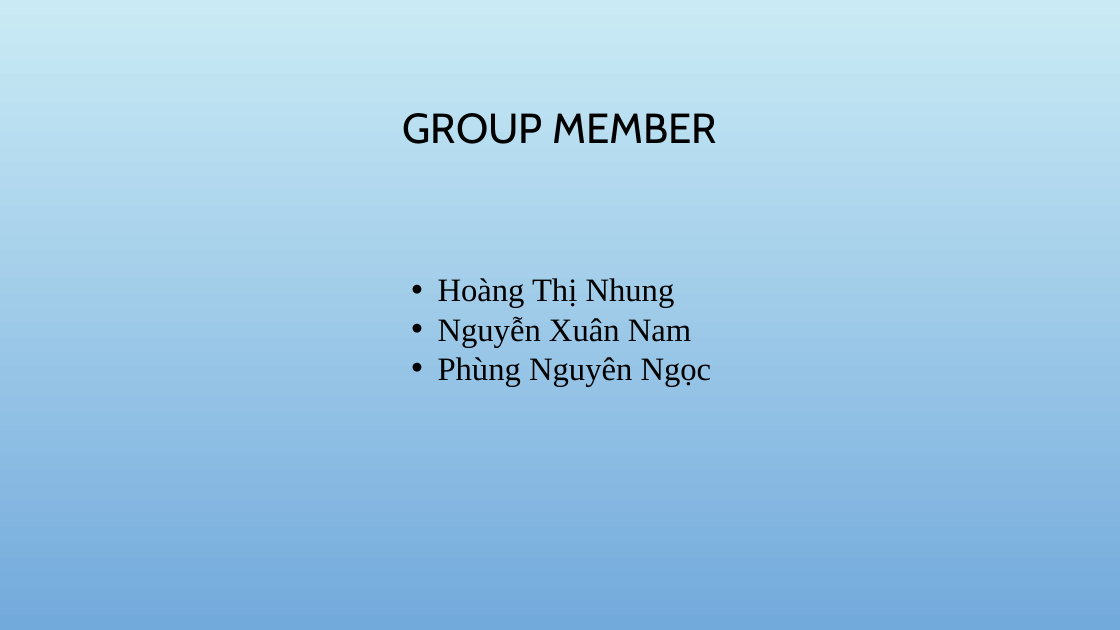
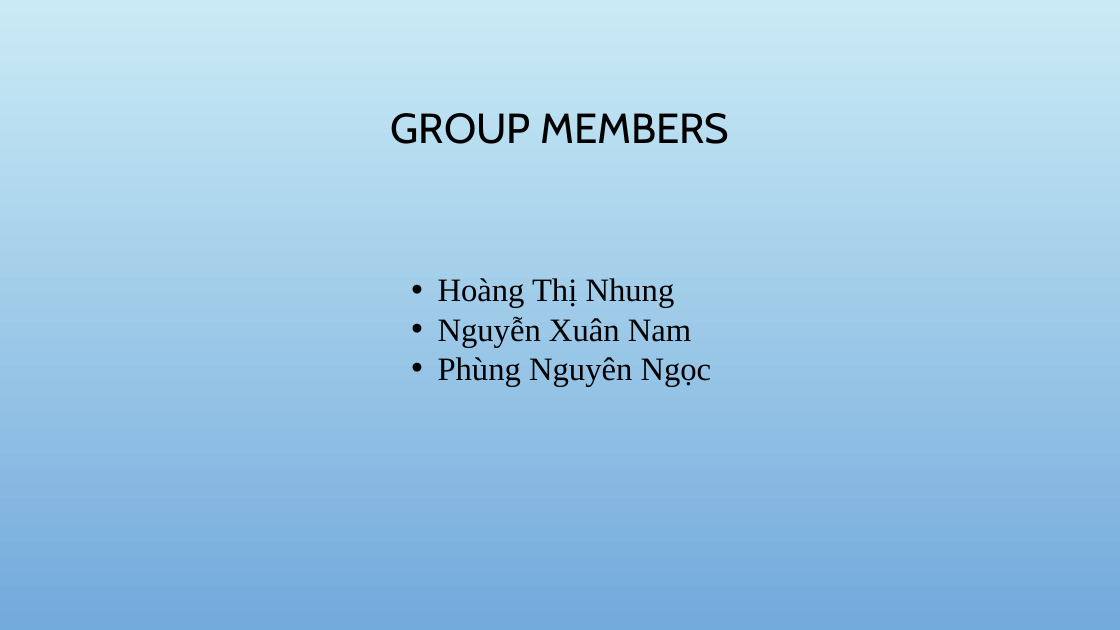
Before and after one commit to nhunght57/EnglishStudy_Web, a slide deck: slide 2 of report/Project Report.pptx. Drawn at 1120x630 pixels with LibreOffice and Linux fonts; fonts in the diff are those of the drawing; background and template pictures are left out. Boxes give left, top, right and bottom in pixels: in the first picture for what was removed or moved away, otherwise in the second. Text is boxed around its words. In the diff, an @@ line names an element or a change of style, - is before the commit and + after.

```diff
--- a/report/Project Report.pptx
+++ b/report/Project Report.pptx
@@ title at (390, 113, 729, 144): text changed @@
-GROUP MEMBER
+GROUP MEMBERS
```
Also in this commit, not shown: 3 other slides changed, 2 other files.
